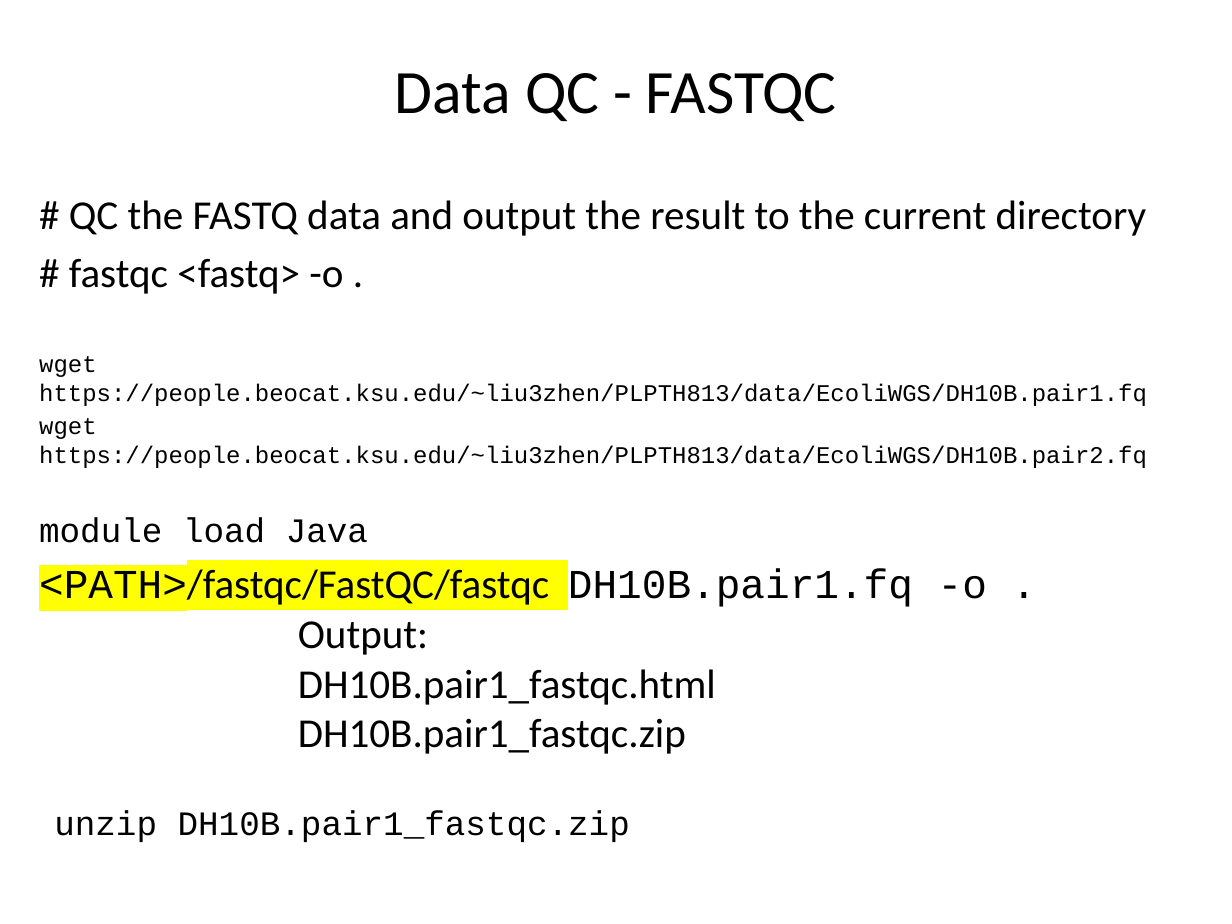
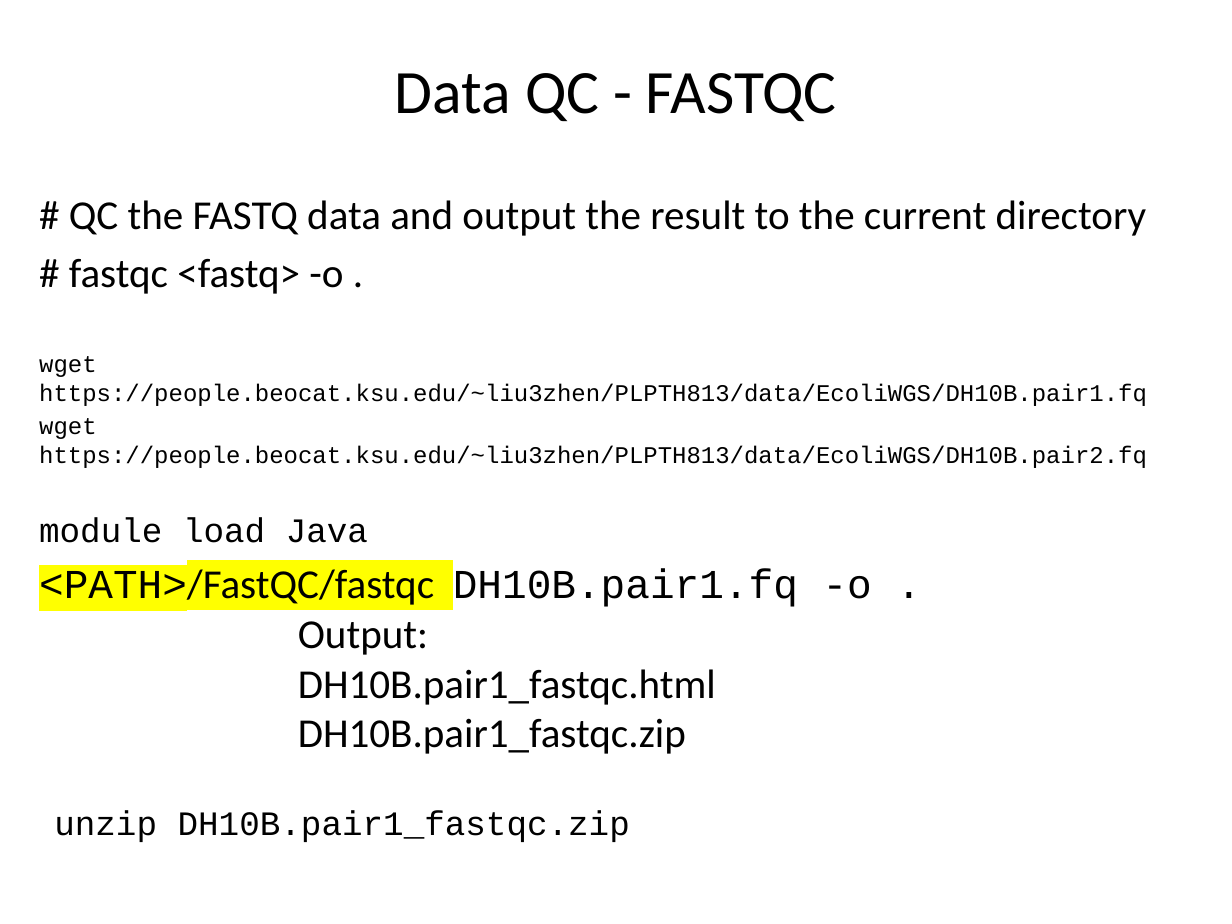
Before and after one commit to liu3zhenlab/teaching, a slide deck: slide 7 of PLPTH813Bioinformatis/2023/labs/lab04_NGS.pptx. Drawn at 1232x924 pixels with LibreOffice and Linux fonts; fonts in the diff are those of the drawing. Boxes give left, top, right and bottom in pixels: in the first picture for what was removed or moved away, otherwise in the second. Text is boxed around its words. In the diff, an @@ line names an element or a change of style, - is before the commit and + after.

```diff
--- a/PLPTH813Bioinformatis/2023/labs/lab04_NGS.pptx
+++ b/PLPTH813Bioinformatis/2023/labs/lab04_NGS.pptx
@@ text at box(39, 569, 872, 611): text changed @@
-<PATH>/fastqc/FastQC/fastqc DH10B.pair1.fq -o .
+<PATH>/FastQC/fastqc DH10B.pair1.fq -o .
```
Also in this commit, not shown: 1 other slide changed, 7 other files.
